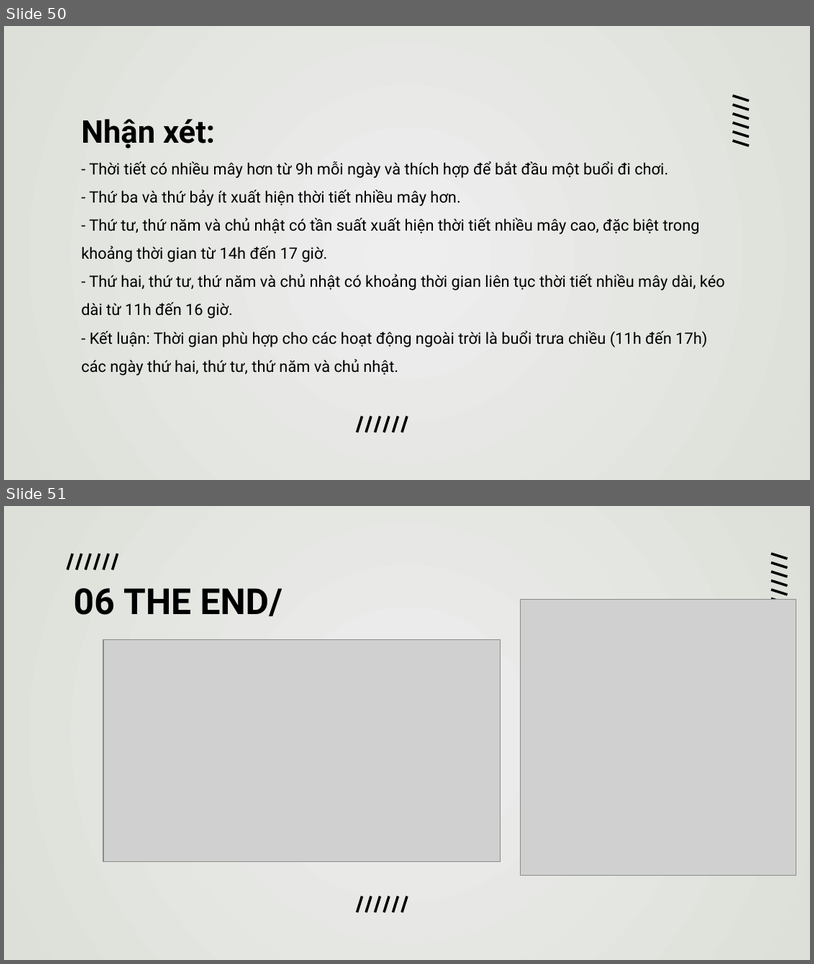
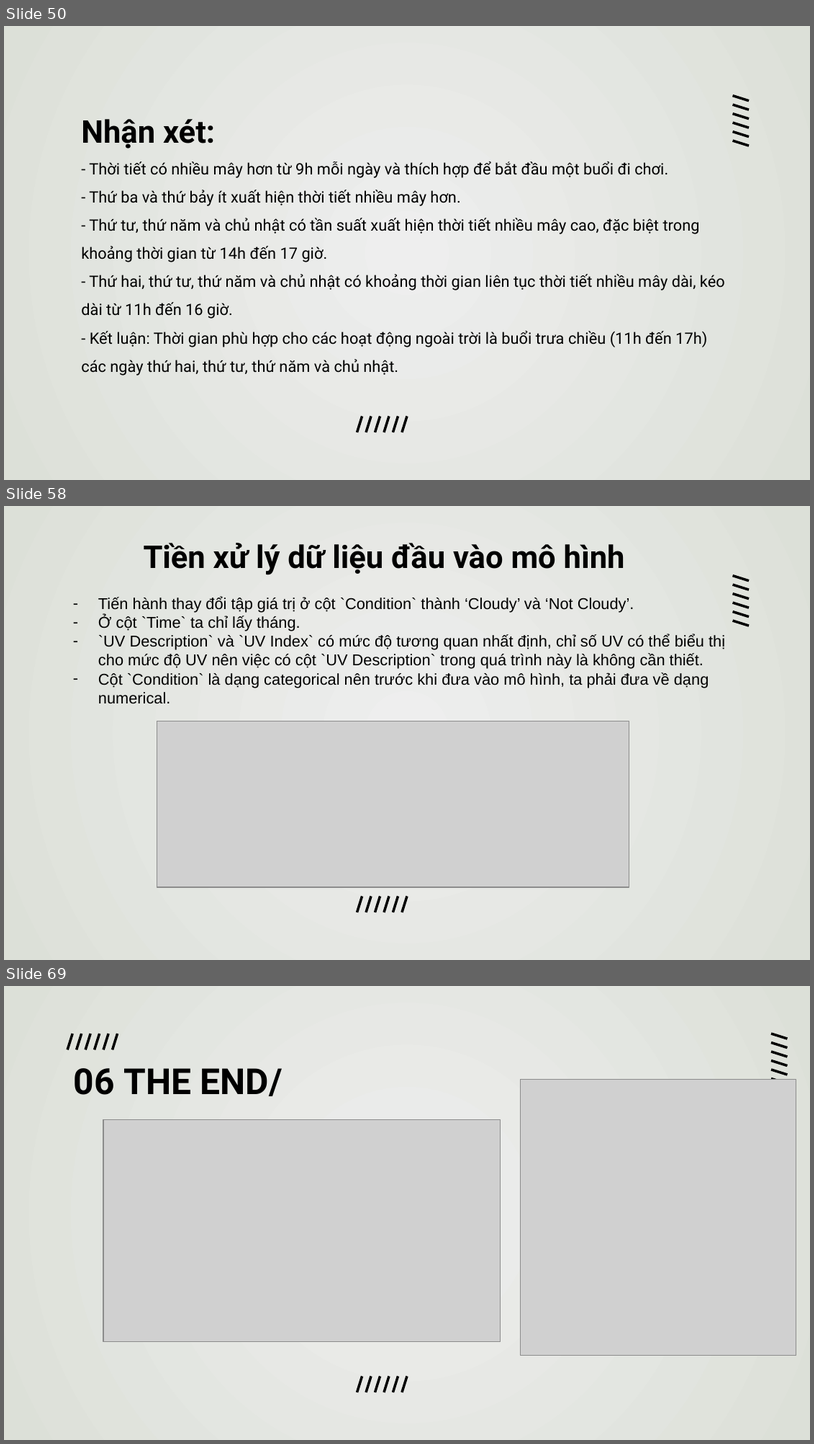
Before and after one commit to duongtanton/NP-KHDL-Gr9, a slide deck: group09.pptx. Shown one above the other, each under a label of ours: slides 50 and 51 before the commit, slides 50, 58 and 69 after it; the slides between them are not shown. The pictures are 814x964 and 814x1444 pixels, drawn with LibreOffice and Linux fonts; fonts in the diff are those of the drawing; grey boxes stand for pictures. Boxes give left, top, right and bottom in pixels: in the first picture for what was removed or moved away, otherwise in the second. Text is boxed around its words. In the diff, an @@ line names an element or a change of style, - is before the commit and + after.

```diff
--- a/group09.pptx
+++ b/group09.pptx
@@ slide 58 added at (x1=4, y1=506, x2=810, y2=960), background gradient #EEEEEE to #DCE0D8 @@
@@ title added at (x1=144, y1=543, x2=625, y2=575), 28 pt, text #000000, bold @@
+Tiền xử lý dữ liệu đầu vào mô hình
@@ text added at (x1=98, y1=597, x2=725, y2=704), 14 pt, text #000000 @@
+– Tiến hành thay đổi tập giá trị ở cột `Condition` thành ‘Cloudy’ và ‘Not Cloudy’.
+– Ở cột `Time` ta chỉ lấy tháng.
+– `UV Description` và `UV Index` có mức độ tương quan nhất định, chỉ số UV có thể biểu thị
+  cho mức độ UV nên việc có cột `UV Description` trong quá trình này là không cần thiết.
+– Cột `Condition` là dạng categorical nên trước khi đưa vào mô hình, ta phải đưa về dạng numerical.
@@ group added at (x1=733, y1=575, x2=749, y2=626): 6 lines @@
@@ picture added at (x1=157, y1=721, x2=629, y2=887) @@
@@ group added at (x1=358, y1=896, x2=407, y2=911): 6 lines @@
@@ what was slide 51 is now slide 69 @@
```
Also in this commit, not shown: 17 other slides added.
